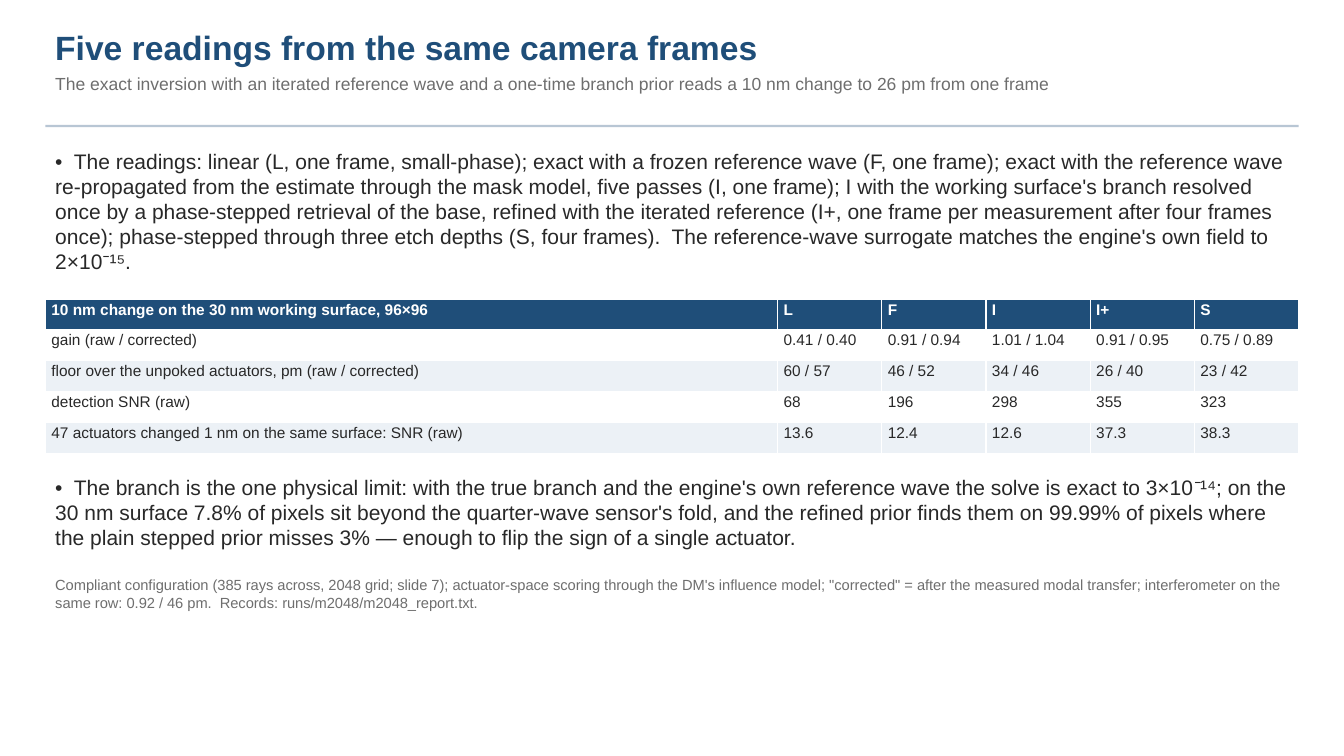
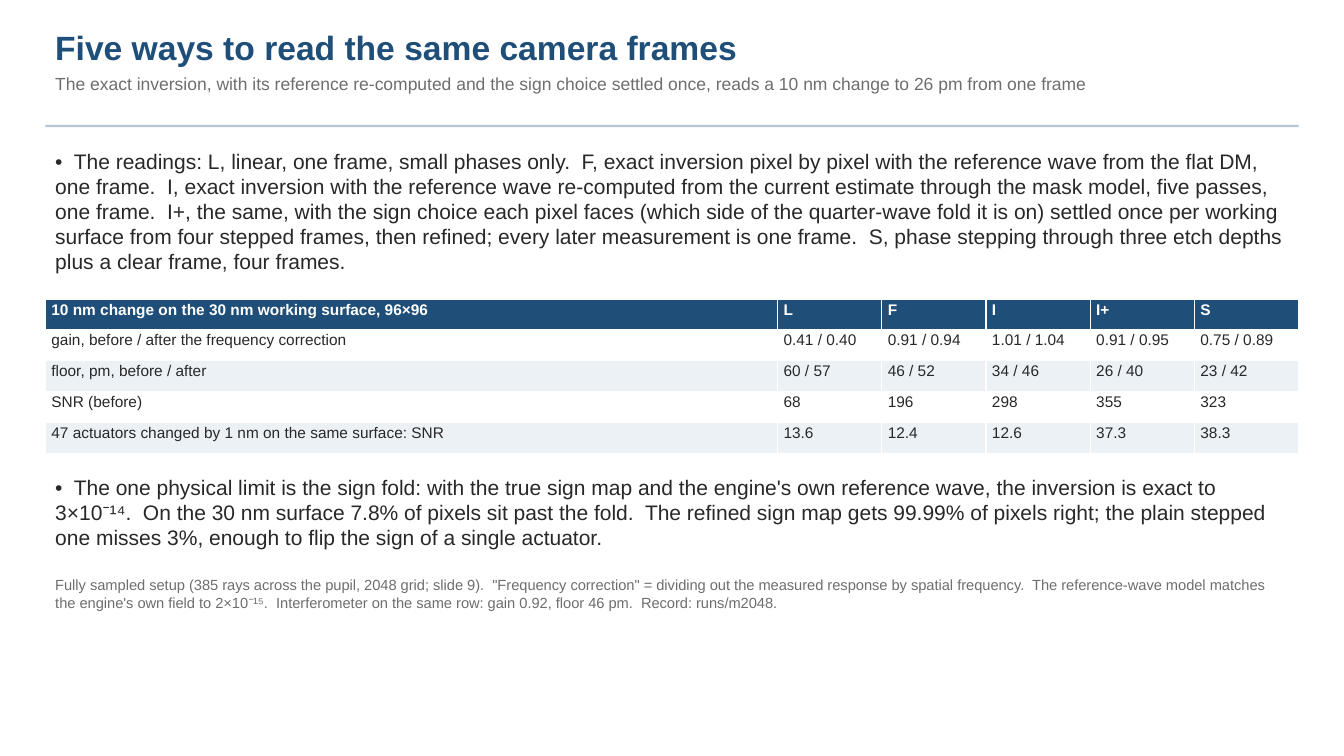
Before and after one commit to nasa-jpl/macos, a slide deck: slide 8 of demo_session/deck_zwfs.pptx (slide 7 before the commit). Drawn at 1344x756 pixels with LibreOffice and Linux fonts; fonts in the diff are those of the drawing. Boxes give left, top, right and bottom in pixels: in the first picture for what was removed or moved away, otherwise in the second. Text is boxed around its words. In the diff, an @@ line names an element or a change of style, - is before the commit and + after.

Commit message:
deck_zwfs fold 3b (Dave's review): plain-words pass on every slide; scoring definitions slide (gain/floor/SNR/working surface/state); range slide states accuracy after calibration and whether calibration can absorb the gain change; photons per state defined; slide refs = pptx numbers

```diff
--- a/demo_session/deck_zwfs.pptx
+++ b/demo_session/deck_zwfs.pptx
@@ text at (x1=55, y1=35, x2=1086, y2=94): text changed @@
-Five readings from the same camera frames
-The exact inversion with an iterated reference wave and a one-time branch prior reads a 10 nm change to 26 pm from one frame
+Five ways to read the same camera frames
+The exact inversion, with its reference re-computed and the sign choice settled once, reads a 10 nm change to 26 pm from one frame
@@ text at (x1=55, y1=153, x2=1282, y2=274): text changed @@
-• The readings: linear (L, one frame, small-phase); exact with a frozen reference wave (F, one frame); exact with the reference wave re-propagated from the estimate through the mask model, five passes (I, one frame); I with the working surface's branch resolved once by a phase-stepped retrieval of the base, refined with the iterated reference (I+, one frame per measurement after four frames once); phase-stepped through three etch depths (S, four frames). The reference-wave surrogate matches the engine's own field to 2×10⁻¹⁵.
+• The readings: L, linear, one frame, small phases only. F, exact inversion pixel by pixel with the reference wave from the flat DM, one frame. I, exact inversion with the reference wave re-computed from the current estimate through the mask model, five passes, one frame. I+, the same, with the sign choice each pixel faces (which side of the quarter-wave fold it is on) settled once per working surface from four stepped frames, then refined; every later measurement is one frame. S, phase stepping through three etch depths plus a clear frame, four frames.
@@ table at (x1=45, y1=299, x2=1297, y2=454) @@
-row 2, column 1: gain (raw / corrected)
+row 2, column 1: gain, before / after the frequency correction
-row 3, column 1: floor over the unpoked actuators, pm (raw / corrected)
+row 3, column 1: floor, pm, before / after
-row 4, column 1: detection SNR (raw)
+row 4, column 1: SNR (before)
-row 5, column 1: 47 actuators changed 1 nm on the same surface: SNR (raw)
+row 5, column 1: 47 actuators changed by 1 nm on the same surface: SNR
@@ text at (x1=55, y1=479, x2=1266, y2=550): text changed @@
-• The branch is the one physical limit: with the true branch and the engine's own reference wave the solve is exact to 3×10⁻¹⁴; on the 30 nm surface 7.8% of pixels sit beyond the quarter-wave sensor's fold, and the refined prior finds them on 99.99% of pixels where the plain stepped prior misses 3% — enough to flip the sign of a single actuator.
+• The one physical limit is the sign fold: with the true sign map and the engine's own reference wave, the inversion is exact to 3×10⁻¹⁴. On the 30 nm surface 7.8% of pixels sit past the fold. The refined sign map gets 99.99% of pixels right; the plain stepped one misses 3%, enough to flip the sign of a single actuator.
@@ text at (x1=55, y1=579, x2=1265, y2=611): text changed @@
-Compliant configuration (385 rays across, 2048 grid; slide 7); actuator-space scoring through the DM's influence model; "corrected" = after the measured modal transfer; interferometer on the same row: 0.92 / 46 pm. Records: runs/m2048/m2048_report.txt.
+Fully sampled setup (385 rays across the pupil, 2048 grid; slide 9). "Frequency correction" = dividing out the measured response by spatial frequency. The reference-wave model matches the engine's own field to 2×10⁻¹⁵. Interferometer on the same row: gain 0.92, floor 46 pm. Record: runs/m2048.
```
Also in this commit, not shown: 18 other slides changed, 1 slide added, 1 other file.
